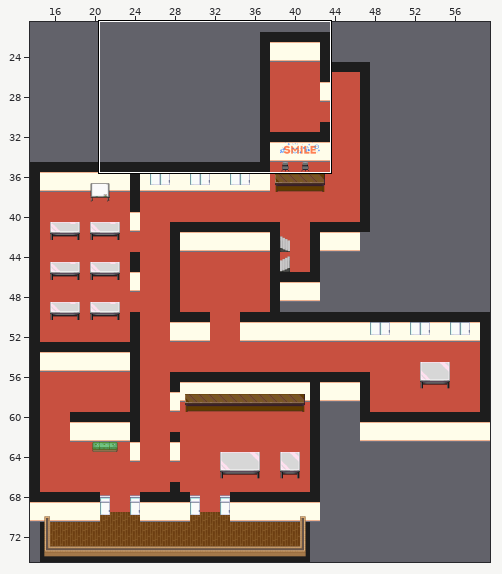
One commit to this Tiled map (JSON): maps/main.json. Above: a wide view before the commit, with the close-up outlined.
Close-up. Before the commit:
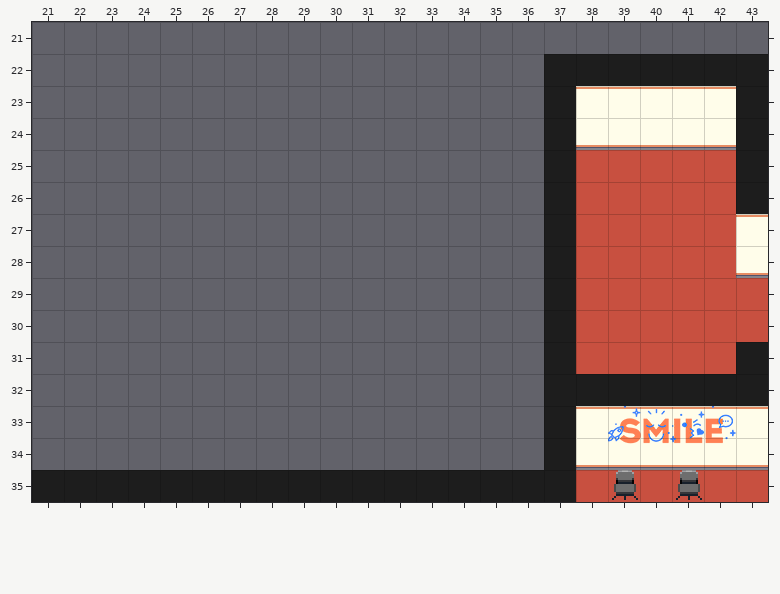
Cells are 32x32 px. Shown: x 21..43, y 21..35. The commit also changed other parts of the map, which this record leaves out. Tiles whose own drawing changed are shown in their newer look in all pictures. The old version is drawn lined up with the new one.
The result:
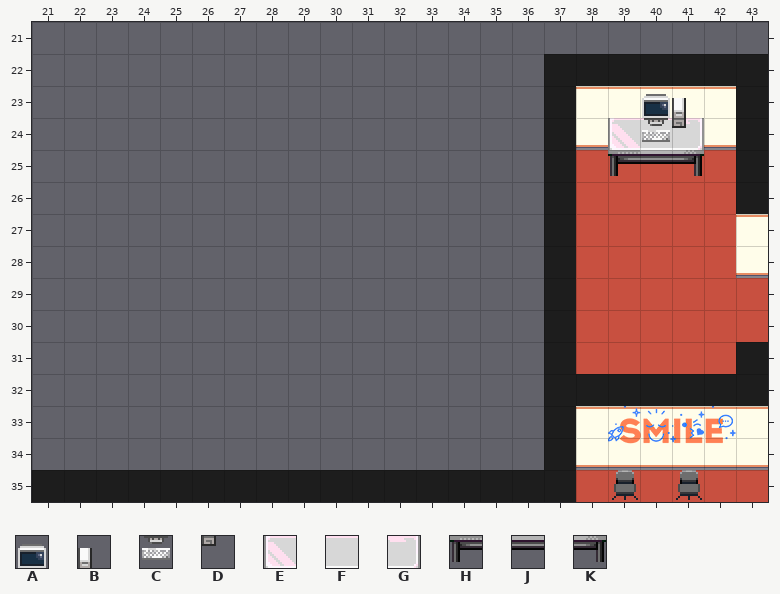
Key: from "office_1": A 132, B 133, C 148, D 149, E 155, F 156, G 157, H 171, J 172, K 173.
_ is an empty cell.
What changed:
map size 64x128 -> 75x90 cells (old content now starts at 6,0; both pictures use the new coordinates)
Layer "layer 1":
y 24: x 39..41 ___ -> EFG
y 25: x 39..41 ___ -> HJK
Layer "layer 2":
y 23: x 40..41 __ -> AB
y 24: x 40..41 __ -> CD
